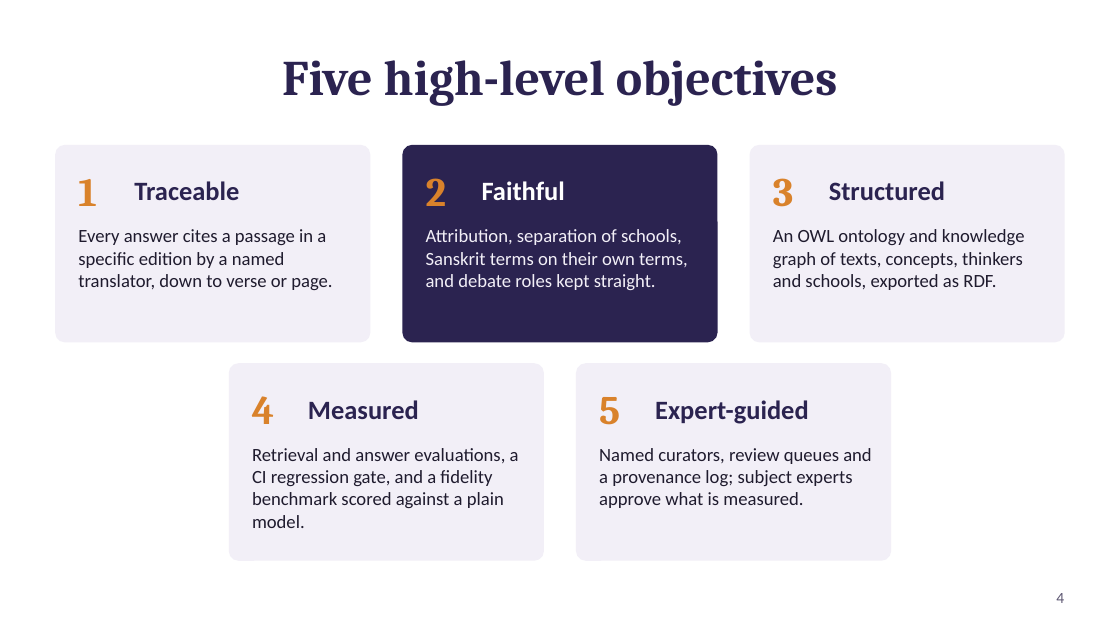
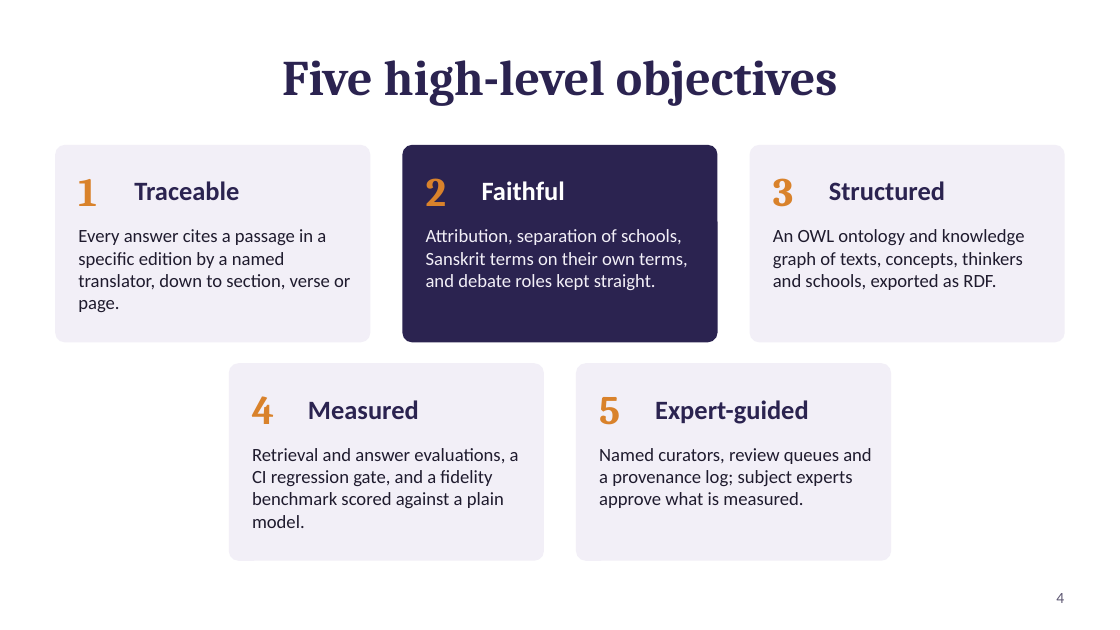
Before and after one commit to vkonda2000/indic-knowledge-graph, a slide deck: slide 4 of docs/slides/ikg-project-goals.pptx. Drawn at 1120x630 pixels with LibreOffice and Linux fonts; fonts in the diff are those of the drawing. Boxes give left, top, right and bottom in pixels: in the first picture for what was removed or moved away, otherwise in the second. Text is boxed around its words. In the diff, an @@ line names an element or a change of style, - is before the commit and + after.

```diff
--- a/docs/slides/ikg-project-goals.pptx
+++ b/docs/slides/ikg-project-goals.pptx
@@ text at (78, 229, 350, 312): text changed @@
-Every answer cites a passage in a specific edition by a named translator, down to verse or page.
+Every answer cites a passage in a specific edition by a named translator, down to section, verse or page.
```
Also in this commit, not shown: 4 other slides changed, 1 other file.
